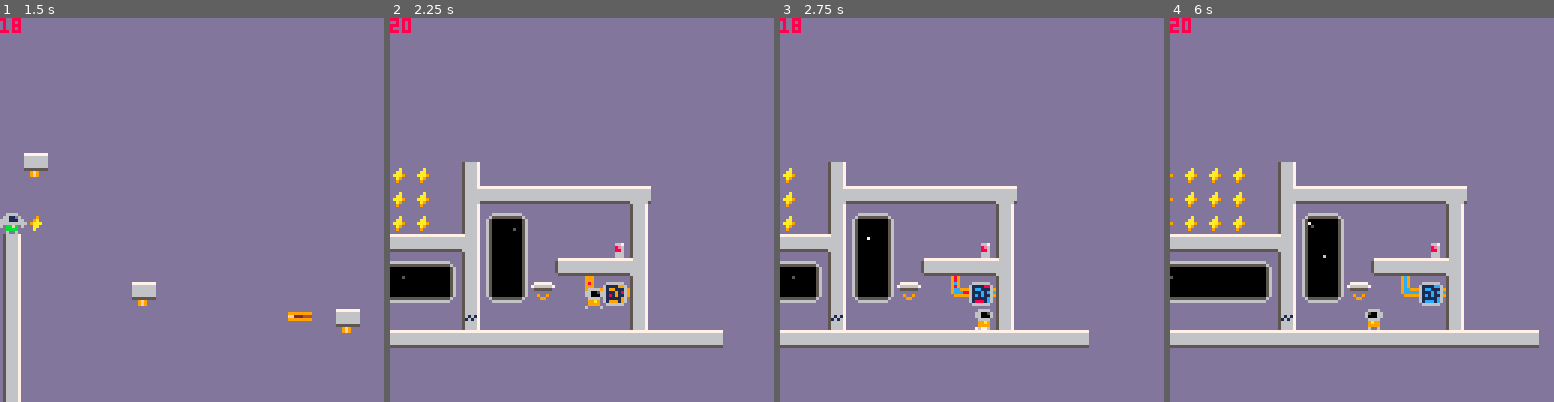
Above: before the commit, frames 1-4 (left to right).
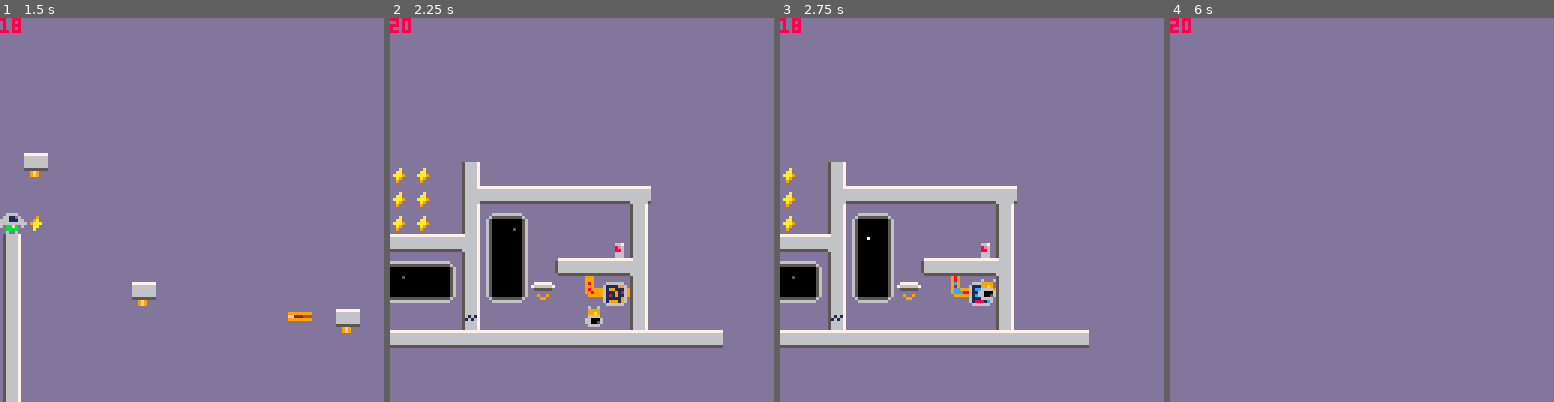
Above: after the commit, the same moments.

Repository: jgradim/gameoff-2020
Game: PICO-8 cartridge moonshot.p8
Same seed, same stepped clock (60 frames per second), same inputs: the game is played once before the commit and once after it.
Inputs:
- Up to frame 1 (1.5 s): tap X (X key) at 0.33, 1.07 s; tap O (Z key) at 0.7 s
- Up to frame 2 (2.25 s): hold Right 1.6-2.1 s; tap O (Z key) at 1.7, 2.1 s; tap X (X key) at 1.85 s; hold Up from 2.15 s (still down)
- Up to frame 3 (2.75 s): release Up at 2.42 s; hold Right from 2.47 s (still down); tap O (Z key) at 2.5 s
- Up to frame 4 (6 s): tap O (Z key) every 0.4 s from 2.9 to 5.7 s; tap X (X key) at 2.97, 4.08, 5.2 s; release Right at 3.03 s; hold Left 3.08-3.58 s; hold Down 3.63-3.97 s; hold Right 4.02-4.68 s; hold Up 4.73-5.03 s; hold Left 5.08-5.68 s; hold Down from 5.73 s (still down)

Frame 1 is identical in both runs. In frame 2, 0.4% of the frame differs, in the area x 50-56%, y 70-81%; in frame 3, 0.4%; in frame 4, 19%, in the area x 0-97%, y 37-86%.

Commit message:
Grav boots

Diff:
--- a/moonshot.p8
+++ b/moonshot.p8
@@ -108,7 +108,7 @@
  --characters
  playerlikes={
   init_player{
-   ⬆️=jump,
+   ⬆️=grav_boots,
    color_map={1,0,12,5,8,9},
    x=60*8,
    y=28*8,
@@ -423,7 +423,11 @@
  end
 
  --move vertically
- p.dy+=gravity
+ if p.flpy then
+  p.dy-=gravity
+ else
+  p.dy+=gravity
+ end
  p.dy=clamp(p.dy,p.max_dy,0x.08)
  if p.dy!=0 then
   p.y+=p.dy
@@ -489,6 +493,12 @@
  end
 end
 
+function grav_boots(p,first)
+ if (not first) return
+
+ p.flpy= not p.flpy
+end
+
 function double_jump(p,first)
  if (not first) return
 
@@ -531,7 +541,7 @@
     )
    end
  end
- spr(p.sp,p.x,p.y,1,1,p.flpx)
+ spr(p.sp,p.x,p.y,1,1,p.flpx, p.flpy)
  pal()
 end
 -->8
